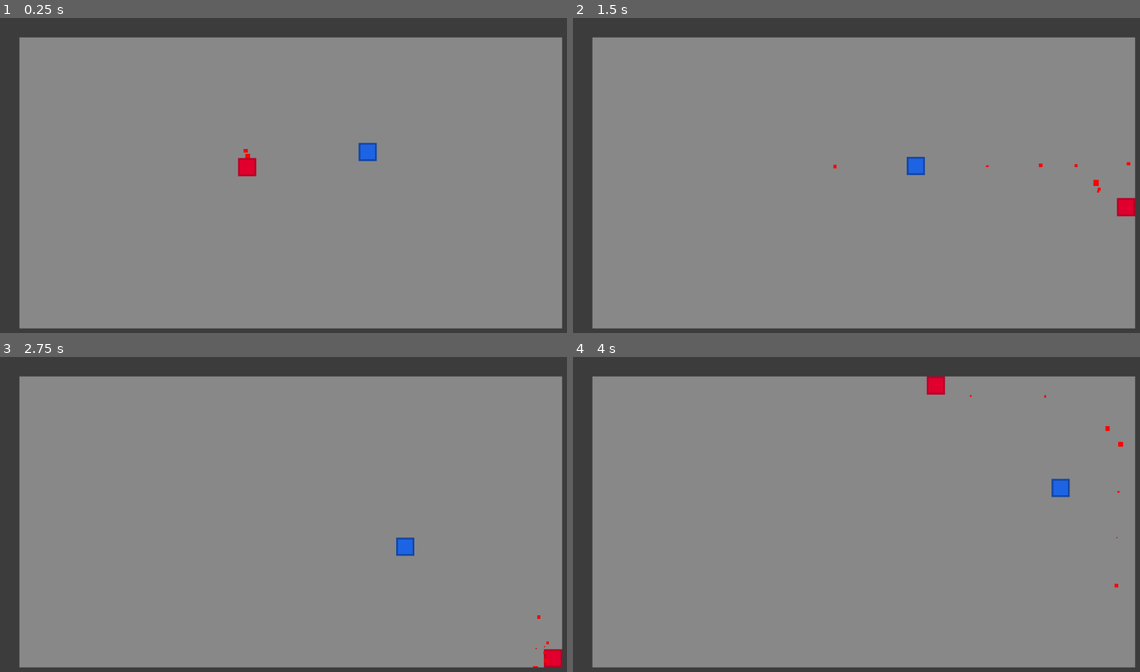
Above: before the commit, frames 1-4 (two rows, left to right).
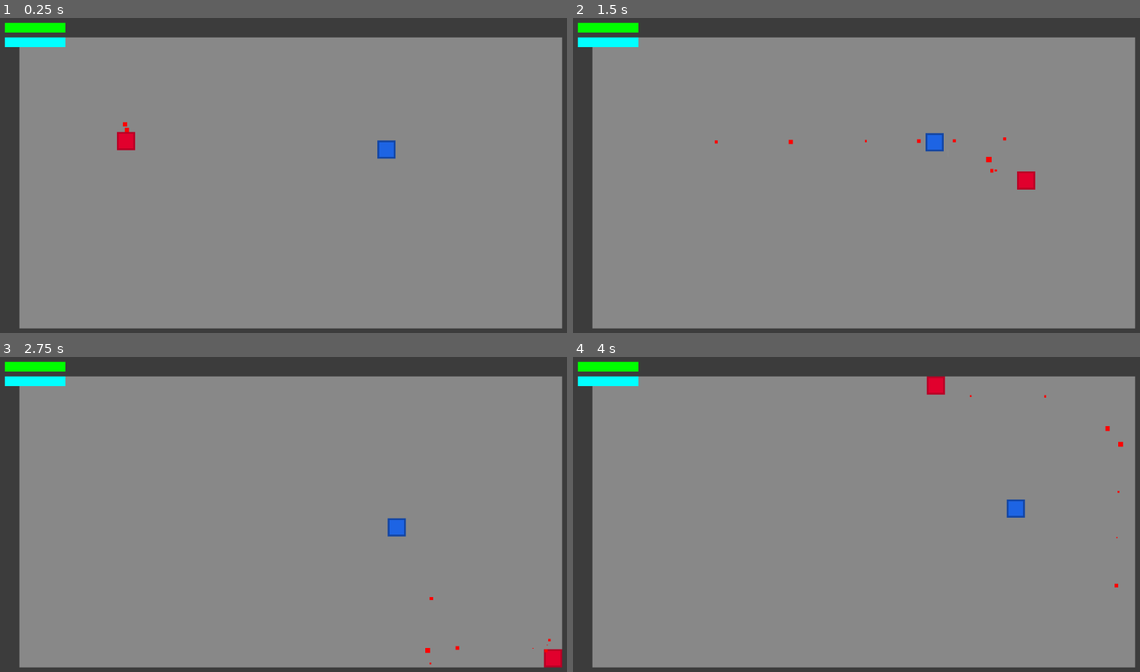
Above: after the commit, the same moments.

Repository: DeanBolte/MageEngine
Game: Godot game, scene res://scenes/sample.tscn
The game is run twice, just before and just after one commit, with the same random seed, the same clock (stepped at 60 frames per second) and the same inputs.
Inputs (mouse positions are in pixels of both pictures, inside the frame that each line leads up to):
- Up to frame 1 (0.25 s): no input
- Up to frame 2 (1.5 s): move the mouse to (992, 166) at 0.52 s; hold D (move_right) 0.53-1.28 s; tap Space (move_dodge) at 0.6 s; move the mouse to (748, 197) at 1.27 s; hold S (move_down) from 1.28 s (still down); click (748, 197) at 1.35 s
- Up to frame 3 (2.75 s): move the mouse to (351, 448) at 2.02 s; release S (move_down) at 2.03 s; hold D (move_right) from 2.03 s (still down); tap Space (move_dodge) at 2.1 s
- Up to frame 4 (4 s): move the mouse to (833, 586) at 2.77 s; release D (move_right) at 2.78 s; hold W (move_up) 2.78-3.53 s; click (833, 586) at 2.85 s; move the mouse to (1037, 571) at 3.52 s; hold A (move_left) from 3.53 s (still down); tap Space (move_dodge) at 3.6 s

The runs differ from the first frame. In frame 1, 1.5% of the frame differs, in the area x 0-70%, y 1-51%; in frame 2, 1.6%, in the area x 0-100%, y 1-64%; in frame 3, 1.2%; in frame 4, 1.1%.

Commit message:
added some basic ui

Diff:
--- a/project.godot
+++ b/project.godot
@@ -18,6 +18,8 @@
 [autoload]
 
 GameEvents="*res://scripts/game_events.gd"
+PlayerStats="*res://scripts/player_stats.gd"
+SceneHandler="*res://scripts/scene_handler.gd"
 
 [display]
 
--- a/scenes/enemies/rotten_guard.tscn
+++ b/scenes/enemies/rotten_guard.tscn
@@ -6,6 +6,7 @@
 [ext_resource type="Script" path="res://scripts/playerDetectionZone.gd" id="3_w8wpt"]
 [ext_resource type="Script" path="res://scripts/wanderController.gd" id="4_7v1b7"]
 [ext_resource type="Script" path="res://scripts/enemy_hitbox.gd" id="5_wmkjn"]
+[ext_resource type="Script" path="res://scripts/enemy_hurtbox.gd" id="6_m4r5n"]
 
 [sub_resource type="RectangleShape2D" id="RectangleShape2D_038o8"]
 size = Vector2(30, 30)
@@ -19,6 +20,9 @@
 [sub_resource type="RectangleShape2D" id="RectangleShape2D_prkf3"]
 size = Vector2(30, 30)
 
+[sub_resource type="RectangleShape2D" id="RectangleShape2D_ksmdl"]
+size = Vector2(30, 30)
+
 [node name="RottenGuard" type="CharacterBody2D"]
 collision_layer = 8
 script = ExtResource("1_3w3mi")
@@ -28,10 +32,10 @@
 texture = ExtResource("2_j3a42")
 
 [node name="CollisionShape2D" type="CollisionShape2D" parent="."]
-position = Vector2(0, -1)
 shape = SubResource("RectangleShape2D_038o8")
 
 [node name="PlayerLungeZone" type="Area2D" parent="." node_paths=PackedStringArray("ParentEnemy")]
+visible = false
 collision_layer = 0
 collision_mask = 2
 script = ExtResource("3_2e2ja")
@@ -48,6 +52,7 @@
 autostart = true
 
 [node name="PlayerDetectionZone" type="Area2D" parent="."]
+visible = false
 collision_layer = 0
 collision_mask = 6
 script = ExtResource("3_w8wpt")
@@ -65,23 +70,39 @@
 one_shot = true
 autostart = true
 
-[node name="EnemyHitbox" type="Area2D" parent="." node_paths=PackedStringArray("ParentEnemy")]
+[node name="EnemyHurtbox" type="Area2D" parent="." node_paths=PackedStringArray("ParentEnemy")]
 collision_layer = 0
 collision_mask = 4
-script = ExtResource("5_wmkjn")
+script = ExtResource("6_m4r5n")
 ParentEnemy = NodePath("..")
 
-[node name="CollisionShape2D" type="CollisionShape2D" parent="EnemyHitbox"]
+[node name="CollisionShape2D" type="CollisionShape2D" parent="EnemyHurtbox"]
 shape = SubResource("RectangleShape2D_prkf3")
 
-[node name="Timer" type="Timer" parent="EnemyHitbox"]
+[node name="Timer" type="Timer" parent="EnemyHurtbox"]
 wait_time = 0.5
 one_shot = true
+
+[node name="EnemyHitbox" type="Area2D" parent="."]
+collision_layer = 16
+collision_mask = 0
+script = ExtResource("5_wmkjn")
+
+[node name="CollisionShape2D" type="CollisionShape2D" parent="EnemyHitbox"]
+shape = SubResource("RectangleShape2D_ksmdl")
+
+[node name="CanvasLayer" type="CanvasLayer" parent="."]
+
+[node name="DamageNumberSpawner" type="Control" parent="CanvasLayer"]
+layout_mode = 3
+anchors_preset = 0
+offset_right = 40.0
+offset_bottom = 40.0
 
 [connection signal="body_entered" from="PlayerLungeZone" to="PlayerLungeZone" method="_on_body_entered"]
 [connection signal="body_exited" from="PlayerLungeZone" to="PlayerLungeZone" method="_on_body_exited"]
 [connection signal="body_entered" from="PlayerDetectionZone" to="PlayerDetectionZone" method="_on_body_entered"]
 [connection signal="body_exited" from="PlayerDetectionZone" to="PlayerDetectionZone" method="_on_body_exited"]
 [connection signal="timeout" from="WanderController/Timer" to="WanderController" method="_on_timer_timeout"]
-[connection signal="area_entered" from="EnemyHitbox" to="EnemyHitbox" method="_on_area_entered"]
-[connection signal="area_exited" from="EnemyHitbox" to="EnemyHitbox" method="_on_area_exited"]
+[connection signal="area_entered" from="EnemyHurtbox" to="EnemyHurtbox" method="_on_area_entered"]
+[connection signal="area_exited" from="EnemyHurtbox" to="EnemyHurtbox" method="_on_area_exited"]
--- a/scenes/player/player.tscn
+++ b/scenes/player/player.tscn
@@ -1,10 +1,11 @@
-[gd_scene load_steps=13 format=3 uid="uid://bjbkrix2lqjmj"]
+[gd_scene load_steps=14 format=3 uid="uid://bjbkrix2lqjmj"]
 
 [ext_resource type="Script" path="res://scripts/player.gd" id="1_cuf32"]
 [ext_resource type="Texture2D" uid="uid://bfs1un3eutsdy" path="res://assets/basic-sprites/player.png" id="2_8f23m"]
 [ext_resource type="Script" path="res://scripts/hurtbox.gd" id="3_ro0p7"]
 [ext_resource type="Script" path="res://scripts/fireSpellHitBox.gd" id="4_18nh2"]
 [ext_resource type="Texture2D" uid="uid://c4j47g0fd6fmm" path="res://assets/basic-sprites/red16x16.png" id="5_coy2q"]
+[ext_resource type="PackedScene" uid="uid://bi1lfv2ye8si1" path="res://scenes/ui/player_ui.tscn" id="6_aap6b"]
 
 [sub_resource type="RectangleShape2D" id="RectangleShape2D_vg5yg"]
 size = Vector2(30, 30)
@@ -62,7 +63,6 @@
 turbulence_enabled = true
 
 [node name="Player" type="CharacterBody2D"]
-position = Vector2(408, 246)
 collision_layer = 2
 script = ExtResource("1_cuf32")
 
@@ -74,15 +74,16 @@
 visible = false
 shape = SubResource("RectangleShape2D_vg5yg")
 
-[node name="Hurtbox" type="Area2D" parent="."]
+[node name="PlayerHurtbox" type="Area2D" parent="." node_paths=PackedStringArray("Player")]
 collision_layer = 0
-collision_mask = 272
+collision_mask = 16
 script = ExtResource("3_ro0p7")
+Player = NodePath("..")
 
-[node name="Timer" type="Timer" parent="Hurtbox"]
+[node name="Timer" type="Timer" parent="PlayerHurtbox"]
+one_shot = true
 
-[node name="CollisionShape2D" type="CollisionShape2D" parent="Hurtbox"]
-visible = false
+[node name="CollisionShape2D" type="CollisionShape2D" parent="PlayerHurtbox"]
 shape = SubResource("RectangleShape2D_h8ucn")
 
 [node name="DodgeAnimation" type="AnimationPlayer" parent="."]
@@ -112,3 +113,12 @@
 process_material = SubResource("ParticleProcessMaterial_y1aww")
 texture = ExtResource("5_coy2q")
 lifetime = 0.4
+
+[node name="CanvasLayer" type="CanvasLayer" parent="."]
+follow_viewport_enabled = true
+
+[node name="PlayerUI" parent="CanvasLayer" instance=ExtResource("6_aap6b")]
+mouse_filter = 2
+
+[connection signal="area_entered" from="PlayerHurtbox" to="PlayerHurtbox" method="_on_area_entered"]
+[connection signal="area_exited" from="PlayerHurtbox" to="PlayerHurtbox" method="_on_area_exited"]
--- a/scenes/sample.tscn
+++ b/scenes/sample.tscn
@@ -45,6 +45,7 @@
 region_rect = Rect2(0, 0, 960, 540)
 
 [node name="Player" parent="." instance=ExtResource("2_0o0l0")]
+position = Vector2(208, 203)
 
 [node name="TileMap" type="TileMap" parent="."]
 tile_set = SubResource("TileSet_88mks")
--- /dev/null
+++ b/scenes/ui/damage_number_2d.tscn
@@ -0,0 +1,81 @@
+[gd_scene load_steps=5 format=3 uid="uid://chgamt4vhwnnn"]
+
+[ext_resource type="Script" path="res://scripts/damage_number_2d.gd" id="1_m4s3l"]
+
+[sub_resource type="Animation" id="Animation_h254i"]
+resource_name = "Rise and Fade"
+tracks/0/type = "bezier"
+tracks/0/imported = false
+tracks/0/enabled = true
+tracks/0/path = NodePath("LabelContainer:modulate:a")
+tracks/0/interp = 1
+tracks/0/loop_wrap = true
+tracks/0/keys = {
+"handle_modes": PackedInt32Array(0, 0, 0, 0),
+"points": PackedFloat32Array(0, -0.25, 0, 0.25, 0, 1, 0, 0, 0, 0, 1, 0, 0, 0, 0, 0, 0, 0, 0, 0),
+"times": PackedFloat32Array(0, 0.1, 0.3, 1)
+}
+tracks/1/type = "method"
+tracks/1/imported = false
+tracks/1/enabled = true
+tracks/1/path = NodePath(".")
+tracks/1/interp = 1
+tracks/1/loop_wrap = true
+tracks/1/keys = {
+"times": PackedFloat32Array(1),
+"transitions": PackedFloat32Array(1),
+"values": [{
+"args": [],
+"method": &"remove"
+}]
+}
+
+[sub_resource type="Animation" id="Animation_n3q48"]
+length = 0.001
+tracks/0/type = "bezier"
+tracks/0/imported = false
+tracks/0/enabled = true
+tracks/0/path = NodePath("LabelContainer:modulate:a")
+tracks/0/interp = 1
+tracks/0/loop_wrap = true
+tracks/0/keys = {
+"handle_modes": PackedInt32Array(0),
+"points": PackedFloat32Array(1, -0.25, 0, 0.25, 0),
+"times": PackedFloat32Array(0)
+}
+
+[sub_resource type="AnimationLibrary" id="AnimationLibrary_kaimg"]
+_data = {
+"RESET": SubResource("Animation_n3q48"),
+"Rise and Fade": SubResource("Animation_h254i")
+}
+
+[node name="DamageNumber2D" type="Node2D"]
+script = ExtResource("1_m4s3l")
+
+[node name="AnimationPlayer" type="AnimationPlayer" parent="."]
+libraries = {
+"": SubResource("AnimationLibrary_kaimg")
+}
+
+[node name="LabelContainer" type="Control" parent="."]
+layout_mode = 3
+anchors_preset = 0
+offset_right = 40.0
+offset_bottom = 40.0
+
+[node name="Label" type="Label" parent="LabelContainer"]
+texture_filter = 1
+layout_mode = 1
+anchors_preset = 8
+anchor_left = 0.5
+anchor_top = 0.5
+anchor_right = 0.5
+anchor_bottom = 0.5
+offset_left = -14.0
+offset_top = -11.5
+offset_right = 14.0
+offset_bottom = 11.5
+grow_horizontal = 2
+grow_vertical = 2
+text = "123"
--- /dev/null
+++ b/scenes/ui/player_ui.tscn
@@ -0,0 +1,61 @@
+[gd_scene load_steps=3 format=3 uid="uid://bi1lfv2ye8si1"]
+
+[ext_resource type="Script" path="res://scripts/health_bar.gd" id="1_6678s"]
+[ext_resource type="Script" path="res://scripts/mana_bar.gd" id="2_3opsy"]
+
+[node name="PlayerUI" type="Control"]
+layout_mode = 3
+anchors_preset = 15
+anchor_right = 1.0
+anchor_bottom = 1.0
+grow_horizontal = 2
+grow_vertical = 2
+metadata/_edit_use_anchors_ = true
+
+[node name="MarginContainer" type="MarginContainer" parent="."]
+layout_mode = 1
+anchors_preset = 15
+anchor_right = 1.0
+anchor_bottom = 1.0
+grow_horizontal = 2
+grow_vertical = 2
+theme_override_constants/margin_left = 8
+theme_override_constants/margin_top = 8
+theme_override_constants/margin_right = 8
+theme_override_constants/margin_bottom = 8
+
+[node name="VBoxContainer" type="VBoxContainer" parent="MarginContainer"]
+layout_mode = 2
+theme_override_constants/separation = 24
+
+[node name="Health" type="Control" parent="MarginContainer/VBoxContainer"]
+layout_mode = 2
+script = ExtResource("1_6678s")
+
+[node name="Background" type="ColorRect" parent="MarginContainer/VBoxContainer/Health"]
+layout_mode = 0
+offset_right = 64.0
+offset_bottom = 16.0
+color = Color(1, 0, 0, 1)
+
+[node name="Foreground" type="ColorRect" parent="MarginContainer/VBoxContainer/Health"]
+layout_mode = 0
+offset_right = 16.0
+offset_bottom = 16.0
+color = Color(0, 1, 0, 1)
+
+[node name="Mana" type="Control" parent="MarginContainer/VBoxContainer"]
+layout_mode = 2
+script = ExtResource("2_3opsy")
+
+[node name="Background" type="ColorRect" parent="MarginContainer/VBoxContainer/Mana"]
+layout_mode = 0
+offset_right = 64.0
+offset_bottom = 16.0
+color = Color(0, 0, 0.670588, 1)
+
+[node name="Foreground" type="ColorRect" parent="MarginContainer/VBoxContainer/Mana"]
+layout_mode = 0
+offset_right = 16.0
+offset_bottom = 16.0
+color = Color(0, 1, 1, 1)
--- /dev/null
+++ b/scripts/damage_number_2d.gd
@@ -0,0 +1,22 @@
+class_name DamageNumber2D
+extends Node2D
+
+@onready var label: Label = $LabelContainer/Label
+@onready var label_container: Control = $LabelContainer
+@onready var animation_player: AnimationPlayer = $AnimationPlayer
+
+
+func set_values_and_animate(value: String, start_pos: Vector2, height: float, spread: float) -> void:
+	label.text = value
+	animation_player.play("Rise and Fade")
+
+	var tween := get_tree().create_tween()
+	var end_pos = Vector2(randf_range(-spread, spread), -height) + start_pos
+	var tween_length = animation_player.get_animation("Rise and Fade").length
+
+	tween.tween_property(label_container, "global_position", end_pos, tween_length).from(start_pos)
+
+func remove() -> void:
+	animation_player.stop()
+	if is_inside_tree():
+		get_parent().remove_child(self)
--- a/scripts/enemy_hitbox.gd
+++ b/scripts/enemy_hitbox.gd
@@ -1,28 +1,7 @@
 extends Area2D
 
-@export var ParentEnemy: CharacterBody2D
-@export var INVULNERABILITY_SECONDS: float = 0.5
-@export var BASE_DAMAGE: float = 0.5
+@export var BASE_DAMAGE: float = 35.0
 
-@onready var InvincibleTimer: Timer = $Timer
 
-var _is_taking_damage: bool = false
-var _damage_area: Node
-
-func _process(delta: float) -> void:
-	if _damage_area && _is_taking_damage && InvincibleTimer.is_stopped():
-		InvincibleTimer.start(INVULNERABILITY_SECONDS)
-
-		var damage = BASE_DAMAGE
-		if _damage_area.has_method("get_base_damage"):
-			damage = _damage_area.get_base_damage()
-
-		ParentEnemy.take_hit(damage, global_position - _damage_area.global_position)
-
-func _on_area_entered(area: Area2D) -> void:
-	_damage_area = area.owner
-	_is_taking_damage = true
-
-func _on_area_exited(area: Area2D) -> void:
-	_damage_area = null
-	_is_taking_damage = false
+func get_base_damage() -> float:
+	return BASE_DAMAGE
--- /dev/null
+++ b/scripts/enemy_hurtbox.gd
@@ -0,0 +1,28 @@
+extends Area2D
+
+@export var ParentEnemy: CharacterBody2D
+@export var INVULNERABILITY_SECONDS: float = 0.5
+@export var BASE_DAMAGE: float = 0.5
+
+@onready var InvincibleTimer: Timer = $Timer
+
+var _is_taking_damage: bool = false
+var _damage_area: Node
+
+func _process(delta: float) -> void:
+	if _damage_area && _is_taking_damage && InvincibleTimer.is_stopped():
+		InvincibleTimer.start(INVULNERABILITY_SECONDS)
+
+		var damage = BASE_DAMAGE
+		if _damage_area.has_method("get_base_damage"):
+			damage = _damage_area.get_base_damage()
+
+		ParentEnemy.take_hit(damage, global_position - _damage_area.global_position)
+
+func _on_area_entered(area: Area2D) -> void:
+	_damage_area = area.owner
+	_is_taking_damage = true
+
+func _on_area_exited(area: Area2D) -> void:
+	_damage_area = null
+	_is_taking_damage = false
--- a/scripts/game_events.gd
+++ b/scripts/game_events.gd
@@ -1,3 +1,9 @@
 extends Node
 
+# Spells
 signal primary_spell_active
+
+
+# PlayerStats
+signal no_health
+signal no_mana
--- /dev/null
+++ b/scripts/health_bar.gd
@@ -0,0 +1,8 @@
+extends Control
+
+@onready var Background: ColorRect = $Background
+@onready var Foreground: ColorRect = $Foreground
+
+func _process(delta: float) -> void:
+	Background.size.x = PlayerStats.get_max_health()
+	Foreground.size.x = PlayerStats.get_health()
--- a/scripts/hurtbox.gd
+++ b/scripts/hurtbox.gd
@@ -1,20 +1,44 @@
 extends Area2D
 
-@onready var timer = $Timer
-@onready var collisionShape = $CollisionShape2D
+@export var Player: CharacterBody2D
+@export var INVULNERABILITY_SECONDS: float = 0.5
+@export var BASE_DAMAGE: float = 10
+@export var BASE_KNOCKBACK: float = 300.0
 
-var invincible = false
+@onready var InvincibleTimer = $Timer
+@onready var CollisionShape = $CollisionShape2D
+
+var _is_taking_damage: bool = false
+var _damage_area: Node
+
+
+func _process(delta: float) -> void:
+	if _damage_area && _is_taking_damage && !is_invincible():
+		print("takes damage")
+		start_invincibility(INVULNERABILITY_SECONDS)
+
+		var damage = BASE_DAMAGE
+		if _damage_area.has_method("get_base_damage"):
+			damage = _damage_area.get_base_damage()
+
+		take_hit(damage, global_position - _damage_area.global_position)
+
+func take_hit(damage: float, direction: Vector2) -> void:
+	PlayerStats.decrement_health(damage)
+	if Player:
+		Player.velocity += direction.normalized() * BASE_KNOCKBACK
 
 func is_invincible():
-	return invincible
+	return !InvincibleTimer.is_stopped()
 
 func start_invincibility(time):
-	invincible = true
-	timer.start(time)
-
-	collisionShape.disabled = true
+	InvincibleTimer.start(time)
 
 
-func _on_Timer_timeout():
-	invincible = false
-	collisionShape.disabled = false
+func _on_area_entered(area: Area2D) -> void:
+	_damage_area = area
+	_is_taking_damage = true
+
+func _on_area_exited(area: Area2D) -> void:
+	_damage_area = null
+	_is_taking_damage = false
--- /dev/null
+++ b/scripts/mana_bar.gd
@@ -0,0 +1,8 @@
+extends Control
+
+@onready var Background: ColorRect = $Background
+@onready var Foreground: ColorRect = $Foreground
+
+func _process(delta: float) -> void:
+	Background.size.x = PlayerStats.get_max_mana()
+	Foreground.size.x = PlayerStats.get_mana()
--- a/scripts/player.gd
+++ b/scripts/player.gd
@@ -1,6 +1,6 @@
 extends CharacterBody2D
 
-@onready var Hurtbox := $Hurtbox
+@onready var Hurtbox := $PlayerHurtbox
 @onready var DodgeAnimation := $DodgeAnimation
 
 @onready var FireSpell := $FireSpellHitBox
@@ -31,9 +31,10 @@
 func _ready() -> void:
 	_primary_spell = FireSpell
 
+	# signals
+	GameEvents.no_health.connect(_death)
+
 func _physics_process(delta: float) -> void:
-
-
 	if Input.is_action_just_pressed("move_dodge") && _dodge_cooldown <= 0:
 		state = DODGE
 	elif _dodge_cooldown > 0:
@@ -85,3 +86,6 @@
 func _dodge_ended():
 	state = MOVE
 	_dodge_cooldown = DODGE_COOLDOWN
+
+func _death():
+	SceneHandler.reload_sample_scene()
--- /dev/null
+++ b/scripts/player_stats.gd
@@ -0,0 +1,52 @@
+extends Node
+
+const MAX_PLAYER_HEALTH := 100.0
+const MAX_PLAYER_MANA := 100.0
+
+var _max_health: float = MAX_PLAYER_HEALTH
+var _health: float = MAX_PLAYER_HEALTH
+var _max_mana: float = MAX_PLAYER_MANA
+var _mana: float = MAX_PLAYER_MANA
+
+
+func refresh_player_stats() -> void:
+	_max_health = MAX_PLAYER_HEALTH
+	_health = MAX_PLAYER_HEALTH
+	_max_mana = MAX_PLAYER_MANA
+	_mana = MAX_PLAYER_MANA
+
+
+func set_max_health(value: float) -> void:
+	_max_health = value
+
+func set_health(value: float) -> void:
+	_health = value
+	if _health <= 0:
+		GameEvents.no_health.emit()
+
+func decrement_health(value: float) -> void:
+	set_health(_health - value)
+
+func set_max_mana(value: float) -> void:
+	_max_mana = value
+
+func set_mana(value: float) -> void:
+	_mana = value
+	if _mana <= 0:
+		GameEvents.no_mana.emit()
+
+func decrement_mana(value: float)-> void:
+	set_mana(_mana - value)
+
+
+func get_max_health() -> float:
+	return _max_health
+
+func get_health() -> float:
+	return _health
+
+func get_max_mana() -> float:
+	return _max_mana
+
+func get_mana() -> float:
+	return _mana
--- a/scripts/rottenGuard.gd
+++ b/scripts/rottenGuard.gd
@@ -5,6 +5,9 @@
 @onready var Agent: NavigationAgent2D = $NavigationAgent2D
 @onready var WanderController = $WanderController
 @onready var LungeTimer: Timer = $PlayerLungeZone/LungeTimer
+@onready var DamageNumberSpawner: Control = $CanvasLayer/DamageNumberSpawner
+
+@onready var damage_number_2d_template = preload("res://scenes/ui/damage_number_2d.tscn")
 
 @export var MAX_VELOCITY := 100.0
 @export var MIN_VELOCITY := 20.0
@@ -35,6 +38,8 @@
 var stunned_timer: float = 0.0
 var health = MAX_HEALTH
 var _is_taking_damage: bool = false
+
+var damage_number_2d_pool: Array[DamageNumber2D] = []
 
 func _physics_process(delta: float) -> void:
 	if health <= 0:
@@ -146,12 +151,32 @@
 	# delete enemy instance
 	queue_free()
 
+func _get_damage_number() -> DamageNumber2D:
+	if !damage_number_2d_pool.is_empty():
+		return damage_number_2d_pool.pop_front()
+
+	var new_damage_number = damage_number_2d_template.instantiate()
+	new_damage_number.tree_exiting.connect(
+		func(): damage_number_2d_pool.append(new_damage_number)
+	)
+	return new_damage_number
+
+func _spawn_damage_number(value: float) -> void:
+	var damage_number = _get_damage_number()
+	var val = str(round(value))
+	var pos = global_position
+	var height = 50
+	var spread = 50
+	add_child(damage_number, true)
+	damage_number.set_values_and_animate(val, pos, height, spread)
+
 
 func lunge_at() -> void:
 	state = States.LUNGING
 
 func take_hit(damage: float, direction: Vector2) -> void:
 	health -= damage
+	_spawn_damage_number(damage)
 	velocity += direction.normalized() * BASE_KNOCKBACK
 	stunned_timer = STUN_DELAY
 	state = States.STUNNED
--- /dev/null
+++ b/scripts/scene_handler.gd
@@ -0,0 +1,12 @@
+extends Node
+
+var GameScene := preload("res://scenes/sample.tscn")
+
+
+func reload_sample_scene() -> void:
+	get_node("/root/Sample").free()
+	PlayerStats.refresh_player_stats()
+	call_deferred('_load_scene', GameScene.instantiate())
+
+func _load_scene(scene: Node) -> void:
+	get_tree().root.add_child(scene)
Not shown: 1 places in scenes/enemies/rotten_guard.tscn that only renumber resources
